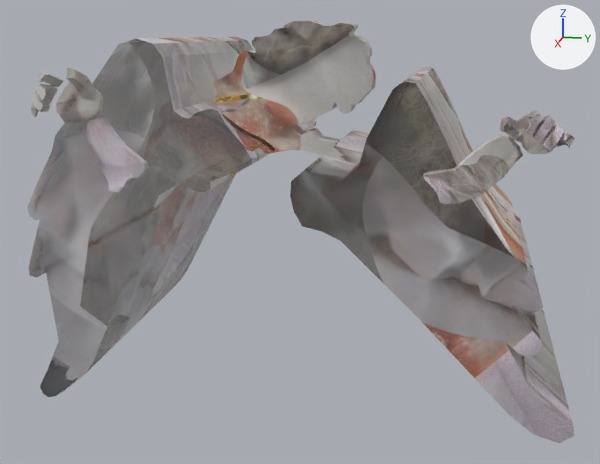
Two versions of the glTF model docs/included.glb, one commit apart.
Rendered twice from a 50 mm lens placed at (8.85, 1.86, 4.8), pointed at (-1.01, -0.11, 2.33). The axes (+X, +Y, +Z) are drawn at upper right. The lights are the same throughout. Where no turn or scale is listed for an object, it has been applied to the vertices. Vertices at the same position are counted once.

Names of what the first picture shows: 'HEAD', 'LEFT HAND', 'LEFT WING', 'RIGHT HAND', 'RIGHT WING', 'RIGHT WING.001'.
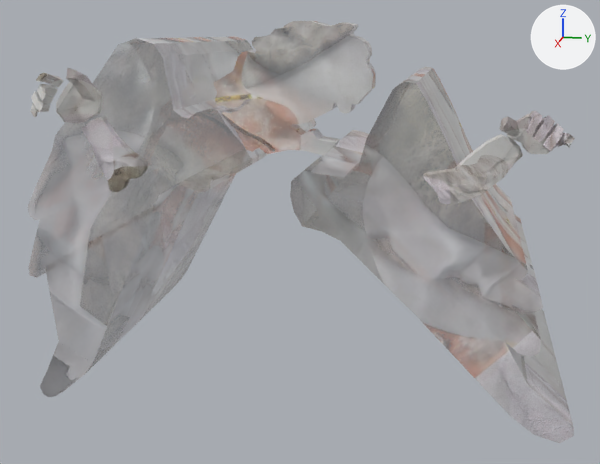
The newer file is also rescaled (x0.595), turned or shifted as a whole; pictures and numbers use the older file's frame.

What changed in the scene script:
```text
Add img_22:
    img_22 = load_image('22', '_unpacked/22', 1598, 1080, 'Non-Color')
Add img_12:
    img_12 = load_image('12', '_unpacked/12', 1598, 1080, 'Non-Color')
Change mat_material_002:
    remove # nodes: BsdfPrincipled, Math, NormalMap, OutputMaterial, TexImage x2
    nodes: BsdfPrincipled, Math x2, NormalMap, OutputMaterial, SeparateColor, TexImage x3
    uses the picture img_12
Change mat_material_001:
    remove # nodes: BsdfPrincipled, NormalMap, OutputMaterial, TexImage x2
    remove # uses the picture img_23
    remove # uses the picture img_3
    nodes: BsdfPrincipled, Math x2, NormalMap, OutputMaterial, SeparateColor, TexImage x3
    uses the picture img_1
    uses the picture img_12
    uses the picture img_13
Add mat_material_003:
    mat_material_003 = bpy.data.materials.new('Material.003')
    # uses the picture img_22
    # uses the picture img_23
    # uses the picture img_3
Change me_cube_003:
    where me_cube_003.from_pydata(...)  # 80 vertices, 116 faces; spans x -3.53..0.39, y 0.05..3.13, z -3.06..0.74
    remove me_cube_003.materials.append(mat_material)
    add me_cube_003.materials.append(mat_material_001)
Change me_cube_004:
    where me_cube_004.from_pydata(...)  # 152 vertices, 273 faces; spans x 0.739..1.293, y -2.467..-1.371, z -0.4..0.885
    used by ob_left_hand; location = (0.0, 0.0, 3.53)
    me_cube_004 part 1: texture (UV) coordinates of 273 of 273 faces, centred in x 0.741..1.279, y -2.445..-1.374, z -0.397..0.843, changed; they spanned u 0.43..0.74, v 0.26..0.8 and now span u 0.34..0.86, v 0.05..0.94
Change me_cube_005:
    where me_cube_005.from_pydata(...)  # 168 vertices, 306 faces; spans x 0.729..1.237, y 1.461..2.803, z -0.392..0.542
    remove me_cube_005.materials.append(mat_material_001)
    add me_cube_005.materials.append(mat_material_003)
Change me_cube_006:
    where me_cube_006.from_pydata(...)  # 40 vertices, 38 faces; spans x 0.31..0.39, y 0.05..3.13, z -3.05..0.74
    remove me_cube_006.materials.append(mat_material)
    add me_cube_006.materials.append(mat_material_001)
Remove ob_head:
    ob_head = bpy.data.objects.new('HEAD', me_cube_001)
    ob_head.location = (0.0, 0.0, 3.53)
```

Pixel boxes [x1, y1, x2, y2] of what changed, in the pictures (600 x 464 px):
'LEFT WING', surface changed
    both: [27, 37, 316, 397]
'RIGHT WING.001', surface changed, recoloured
    both: [290, 82, 574, 443]
'HEAD', deleted
    before: [214, 21, 376, 155]
'RIGHT WING', surface changed, recoloured
    both: [304, 67, 573, 426]
'RIGHT HAND', surface changed, recoloured
    both: [423, 111, 575, 204]
'LEFT HAND', surface changed
    both: [30, 69, 149, 192]
part 1 of me_cube_004, surface changed
    both: [30, 68, 149, 192]
